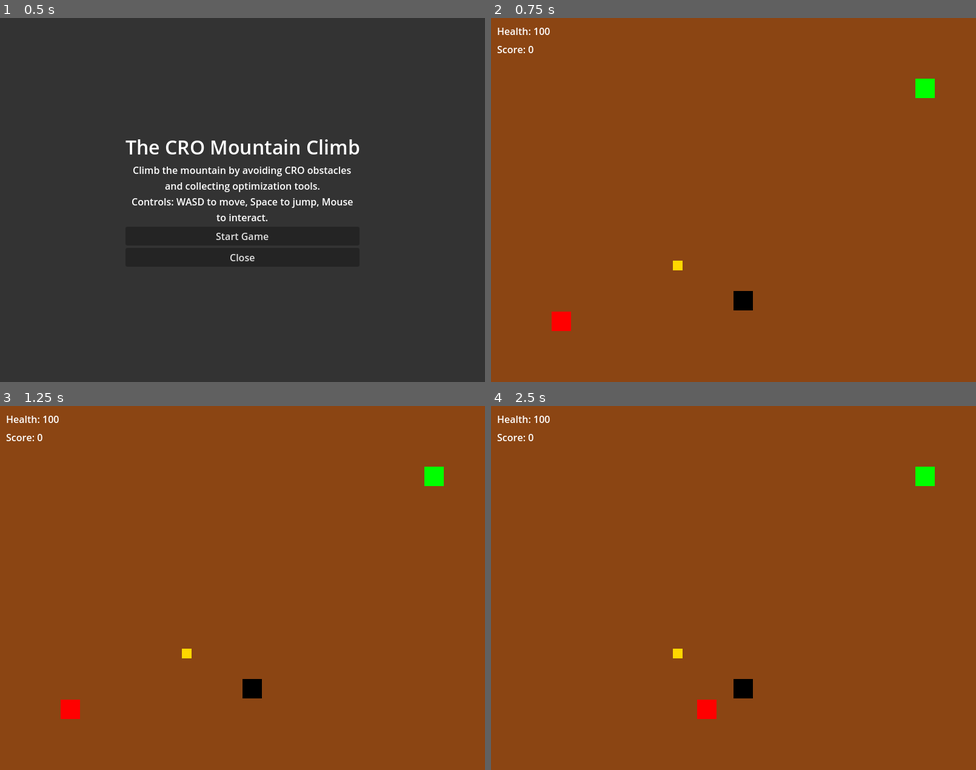
Above: before the commit, frames 1-4 (two rows, left to right).
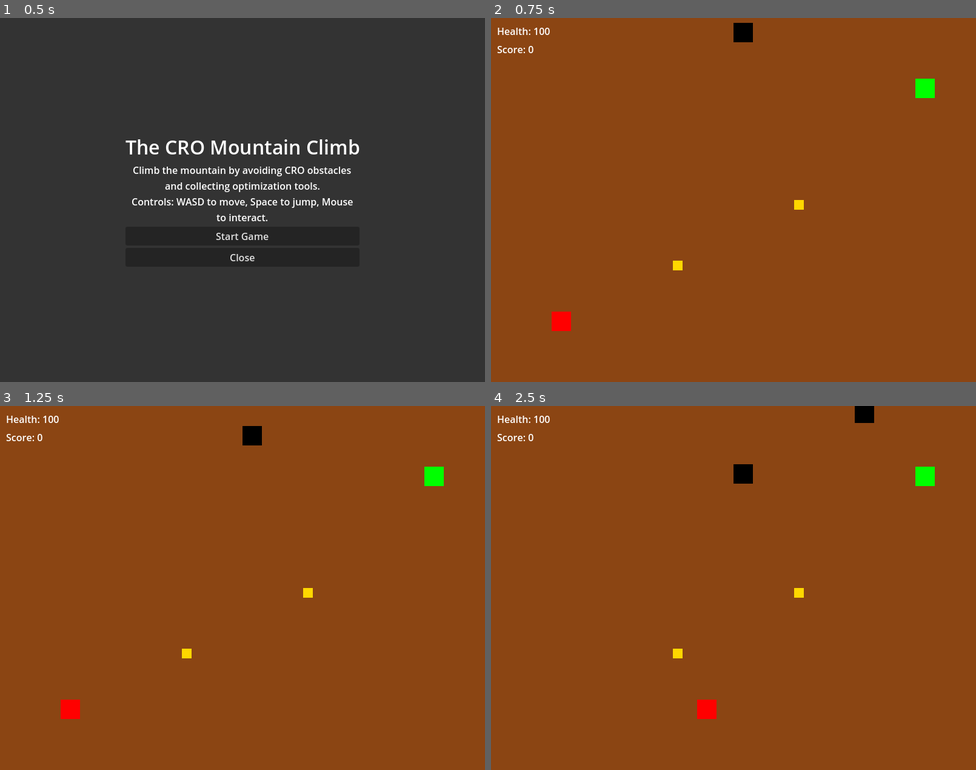
Above: after the commit, the same moments.

Repository: Applaa-org/applaa-the-cro-mountain-climb
Game: Godot game, scene res://scenes/StartScreen.tscn
Two runs of this game, one before a commit and one after it. Both use one fixed random seed, a clock stepped at 60 frames per second and the inputs below.
Inputs:
- Up to frame 1 (0.5 s): no input
- Up to frame 2 (0.75 s): click "Start Game" at 0.5 s
- Up to frame 3 (1.25 s): no input
- Up to frame 4 (2.5 s): hold D (ui_right) from 1.28 s (still down); tap Space (ui_accept) at 1.52, 2.27 s

Frame 1 is identical in both runs. In frame 2, 0.5% of the frame differs, in the area x 50-65%, y 1-81%; in frame 3, 0.5%; in frame 4, 0.7%, in the area x 50-79%, y 0-81%.

Commit message:
[applaa] wrote 3 file(s)

Diff:
--- a/godot-project/scenes/Main.tscn
+++ b/godot-project/scenes/Main.tscn
@@ -51,8 +51,20 @@
 [node name="CollisionShape2D" type="CollisionShape2D" parent="Collectible1"]
 shape = SubResource("RectangleShape2D_collectible")
 
+[node name="Collectible2" type="Area2D" parent="."]
+position = Vector2(500, 300)
+script = ExtResource("2")
+
+[node name="ColorRect" type="ColorRect" parent="Collectible2"]
+offset_right = 16.0
+offset_bottom = 16.0
+color = Color(1, 0.843137, 0, 1)
+
+[node name="CollisionShape2D" type="CollisionShape2D" parent="Collectible2"]
+shape = SubResource("RectangleShape2D_collectible")
+
 [node name="Hazard1" type="Area2D" parent="."]
-position = Vector2(400, 450)
+position = Vector2(400, 0)
 script = ExtResource("3")
 
 [node name="ColorRect" type="ColorRect" parent="Hazard1"]
@@ -61,6 +73,18 @@
 color = Color(0, 0, 0, 1)
 
 [node name="CollisionShape2D" type="CollisionShape2D" parent="Hazard1"]
+shape = SubResource("RectangleShape2D_hazard")
+
+[node name="Hazard2" type="Area2D" parent="."]
+position = Vector2(600, -100)
+script = ExtResource("3")
+
+[node name="ColorRect" type="ColorRect" parent="Hazard2"]
+offset_right = 32.0
+offset_bottom = 32.0
+color = Color(0, 0, 0, 1)
+
+[node name="CollisionShape2D" type="CollisionShape2D" parent="Hazard2"]
 shape = SubResource("RectangleShape2D_hazard")
 
 [node name="Goal" type="Area2D" parent="."]
--- a/godot-project/scripts/Hazard.gd
+++ b/godot-project/scripts/Hazard.gd
@@ -1,10 +1,18 @@
 extends Area2D
 
 @export var damage: int = 50
+@export var speed: float = 50.0  # Speed of movement, e.g., falling
 
 func _ready():
 	body_entered.connect(_on_body_entered)
 
+func _process(delta: float):
+	# Make the hazard move down (falling landslide effect)
+	position.y += speed * delta
+	# Optional: Reset or remove when off-screen
+	if position.y > 650:
+		position.y = -50  # Reset to top for continuous falling
+
 func _on_body_entered(body):
 	if body.name == "Player":
 		body._on_hazard_hit(damage)
Not shown, changed: godot-web-export/index.html
